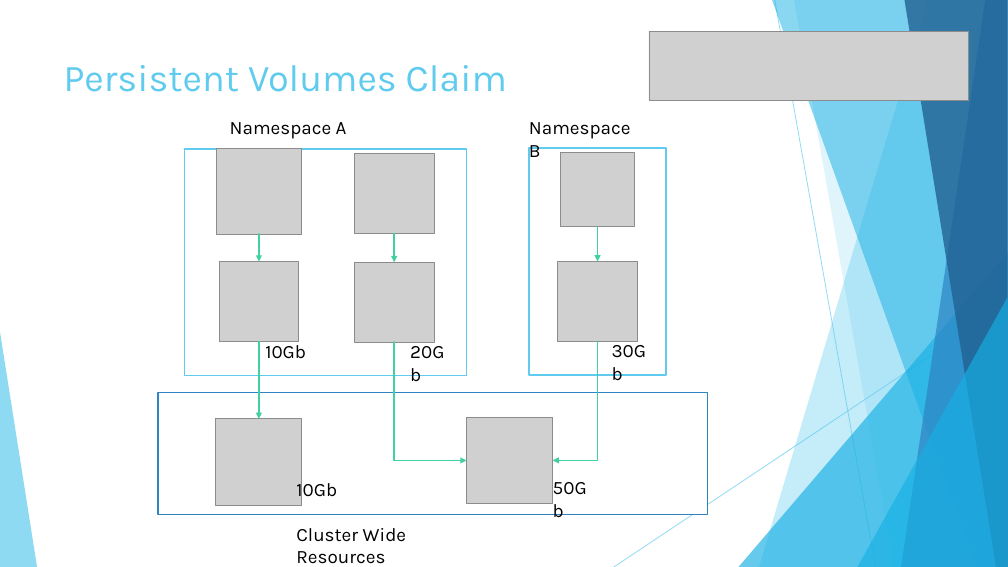
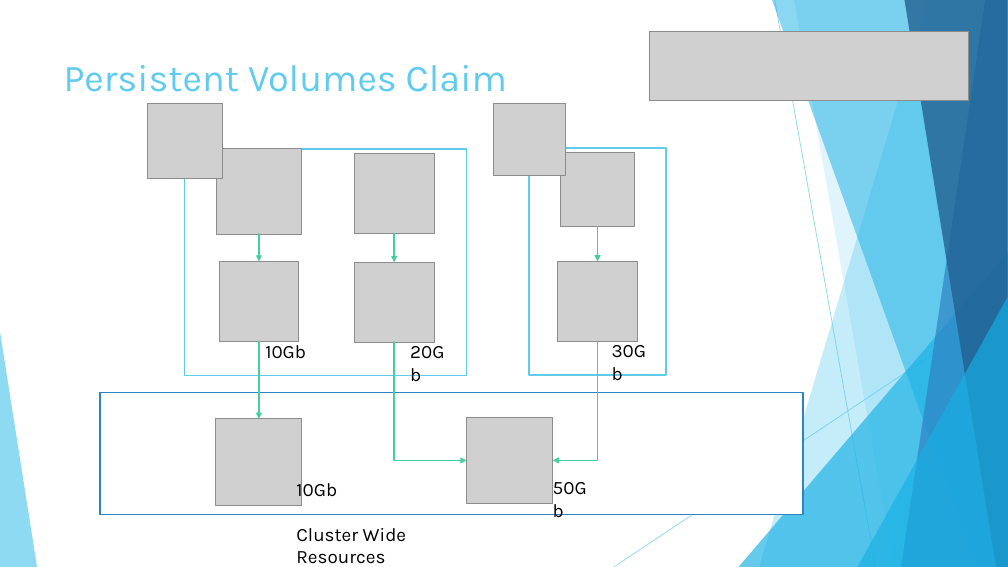
Before and after one commit to fsforza/kubernetes-demo, a slide deck: slide 17 of slides/kube-demo.pptx (slide 16 before the commit). Drawn at 1008x567 pixels with LibreOffice and Linux fonts; fonts in the diff are those of the drawing; grey boxes stand for pictures. Boxes give left, top, right and bottom in pixels: in the first picture for what was removed or moved away, otherwise in the second. Text is boxed around its words. In the diff, an @@ line names an element or a change of style, - is before the commit and + after.

```diff
--- a/slides/kube-demo.pptx
+++ b/slides/kube-demo.pptx
@@ picture added at [147, 104, 222, 178] @@
@@ picture added at [493, 104, 565, 175] @@
@@ text removed at [230, 122, 347, 139] @@
-Namespace A
@@ text removed at [529, 122, 630, 163] @@
-Namespace B
@@ rectangle: place and size @@
-rectangle at [158, 392, 708, 515]
+rectangle at [101, 392, 803, 515]
```
Also in this commit, not shown: 8 other slides changed, 4 slides added, 3 slides removed.
